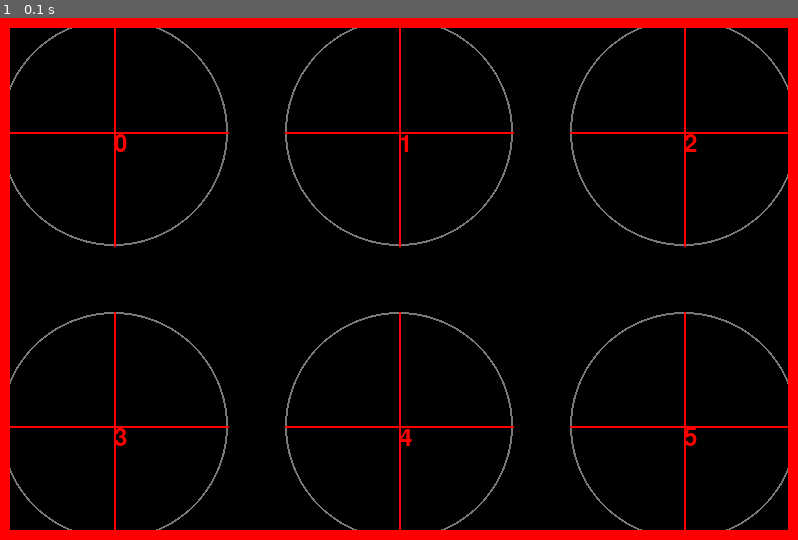
Above: before the commit, frame 1.
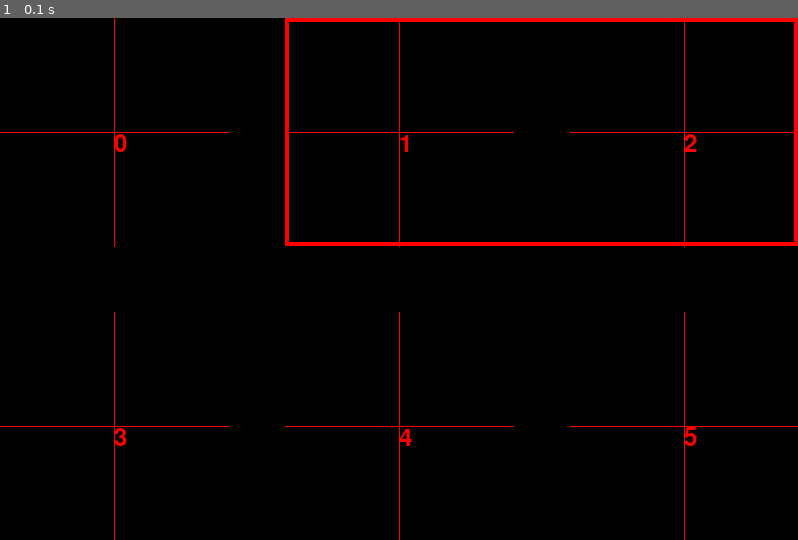
Above: after the commit, the same moment.

Repository: zhangsheng377/air_monitor
Game: pygame game, started from sensor/raspberrypi/test_pygame.py
The game is run twice, just before and just after one commit, with the same random seed, the same clock (stepped at 60 frames per second) and the same inputs. The source is Python 2; it was converted automatically to run under Python 3.
Inputs:
- Up to frame 1 (0.1 s): no input

The runs differ from the first frame. In frame 1, 8.2% of the frame differs, in the area x 0-100%, y 0-100%.

Commit message:
测试一下在树莓派上的效果

Diff:
--- a/sensor/raspberrypi/dashboard.py
+++ b/sensor/raspberrypi/dashboard.py
@@ -1,35 +1,53 @@
 import pygame
 import color
+import math
 
 if ~pygame.font.get_init():
     pygame.font.init()
 
 
 class DASHBOARD(pygame.sprite.Sprite):
-    def __init__(self, surface, size, position, radius, index):
+    def __init__(self, surface, position, radius, index):
         pygame.sprite.Sprite.__init__(self)
         self.surface = surface
-        self.size = size
         self.radius = radius
-        self.line_width = self.radius / 45
+        self.line_width = int(math.ceil(self.radius / 45))
+        self.gap = int(math.ceil(self.line_width / 5.0))
+        self.arc_width = int(math.ceil(self.line_width * 5))
         self.position = position
         self.index = index
         self.font = pygame.font.Font(None, 36)
         self.text_index = self.font.render(str(self.index), True, color.red)
+        self.rect = (self.position[0] - self.radius, self.position[1] - self.radius, self.position[0] + self.radius,
+                     self.position[1] + self.radius)
+
 
     def draw(self):
-        pygame.draw.circle(self.surface, color.grey, self.position, self.radius, self.line_width)
+        #pygame.draw.circle(self.surface, color.grey, self.position, self.radius, self.line_width)
         self.surface.blit(self.text_index, self.position)
-        pygame.draw.line(self.surface, color.red, (self.position[0] - self.radius, self.position[1]),
-                         (self.position[0] + self.radius, self.position[1]), 2)
-        pygame.draw.line(self.surface, color.red, (self.position[0], self.position[1] - self.radius),
-                         (self.position[0], self.position[1] + self.radius), 2)
+        pygame.draw.aaline(self.surface, color.red, (self.position[0] - self.radius, self.position[1]),
+                           (self.position[0] + self.radius, self.position[1]), 2)
+        pygame.draw.aaline(self.surface, color.red, (self.position[0], self.position[1] - self.radius),
+                           (self.position[0], self.position[1] + self.radius), 2)
+        #self.draw_blendcolor_arc(color.green, color.red, 0, 180)
+        if self.index==1:
+            pygame.draw.rect(self.surface,color.red,self.rect,4)
+            print self.rect,self.radius*2
 
-        # def draw_blendcolor_arc(self,color_start,color_end,rect,angle_start,angle_stop):
-        #   pygame
-
-    def change_size(self, size):
-        self.radius = self.radius * min(size[0] / self.size[0], size[1] / self.size[1])
-        self.line_width = self.radius / 45
-        self.position = (self.position[0] * size[0] / self.size[0], self.position[1] * size[1] / self.size[1])
-        self.size = size
+    def draw_blendcolor_arc(self, color_start, color_end, degree_start, degree_stop):
+        degree_start = int(degree_start)
+        degree_stop = int(degree_stop)
+        color_i = color_start
+        rect = (self.rect[0] + self.line_width + self.gap, self.rect[1] + self.line_width + self.gap,
+                self.rect[2] - self.line_width - self.gap, self.rect[3] - self.line_width - self.gap)
+        print rect
+        for degree in range(degree_start, degree_stop + 1):
+            color_i.r = color_i.r + (color_end.r - color_start.r) / (degree_stop - degree_start) * (
+                degree - degree_start)
+            color_i.g = color_i.g + (color_end.g - color_start.g) / (degree_stop - degree_start) * (
+                degree - degree_start)
+            color_i.b = color_i.b + (color_end.b - color_start.b) / (degree_stop - degree_start) * (
+                degree - degree_start)
+            pygame.draw.arc(self.surface, color.green, rect, math.radians(degree), math.radians(degree), 10)
+        pygame.draw.rect(self.surface, color.blue, rect, 5)
+        pygame.draw.circle(self.surface,color.red,self.position,self.radius-self.line_width-self.gap,1)
--- a/sensor/raspberrypi/test_pygame.py
+++ b/sensor/raspberrypi/test_pygame.py
@@ -13,6 +13,8 @@
 radius = min(gap[0], gap[1]) * 2
 size = (2 * gap[0] + 6 * radius, gap[1] + 4 * radius)
 
+print size
+
 screen = pygame.display.set_mode(size, FULLSCREEN | HWSURFACE)
 
 x_mydashboard = 3
@@ -22,7 +24,7 @@
     for x in range(0, x_mydashboard):
         position = (radius + x * (gap[0] + 2 * radius), radius + y * (gap[1] + 2 * radius))
         print position, radius
-        mydashboard.append(dashboard.DASHBOARD(screen, size, position, radius, x + y * x_mydashboard))
+        mydashboard.append(dashboard.DASHBOARD(screen, position, radius, x + y * x_mydashboard))
 
 while True:
     for event in pygame.event.get():
@@ -37,7 +39,7 @@
     for i in range(0, x_mydashboard * y_mydashboard):
         mydashboard[i].draw()
 
-    pygame.draw.rect(screen, color.red, (0, 0, size[0], size[1]), 10)
-
+    #pygame.draw.rect(screen, color.red, (0, 0, size[0], size[1]), 10)
+    #pygame.draw.rect(screen,color.red,(100,100,300,300),2)
     pygame.display.flip()
-    pygame.time.delay(10)
+    pygame.time.delay(2000)
Not shown, changed: sensor/raspberrypi/dashboard.pyc
